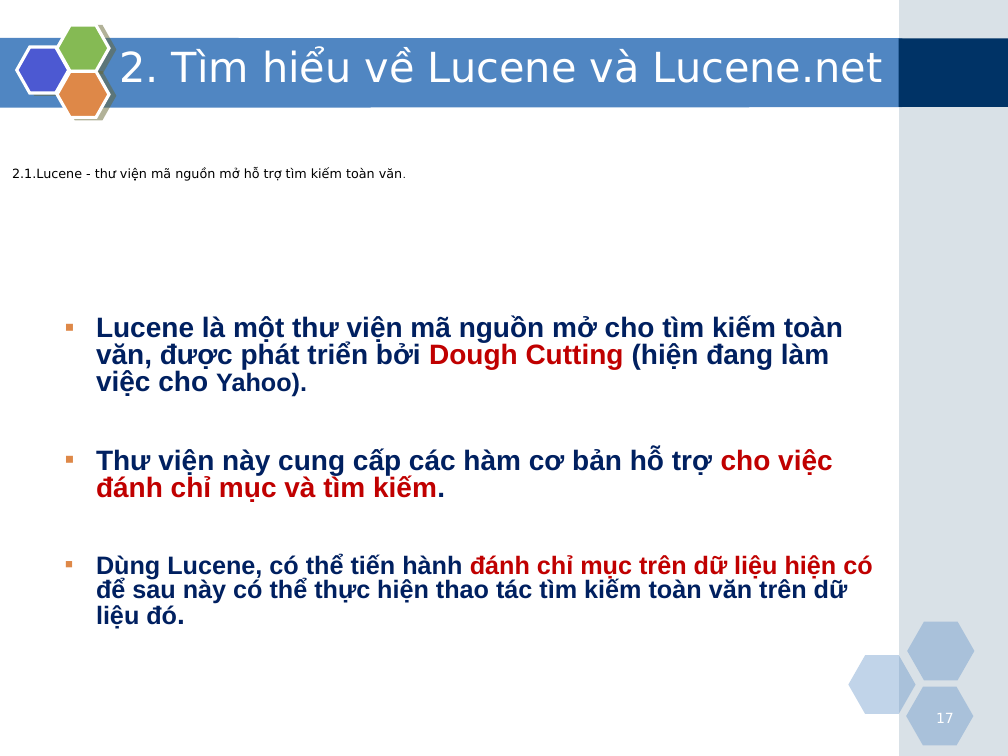
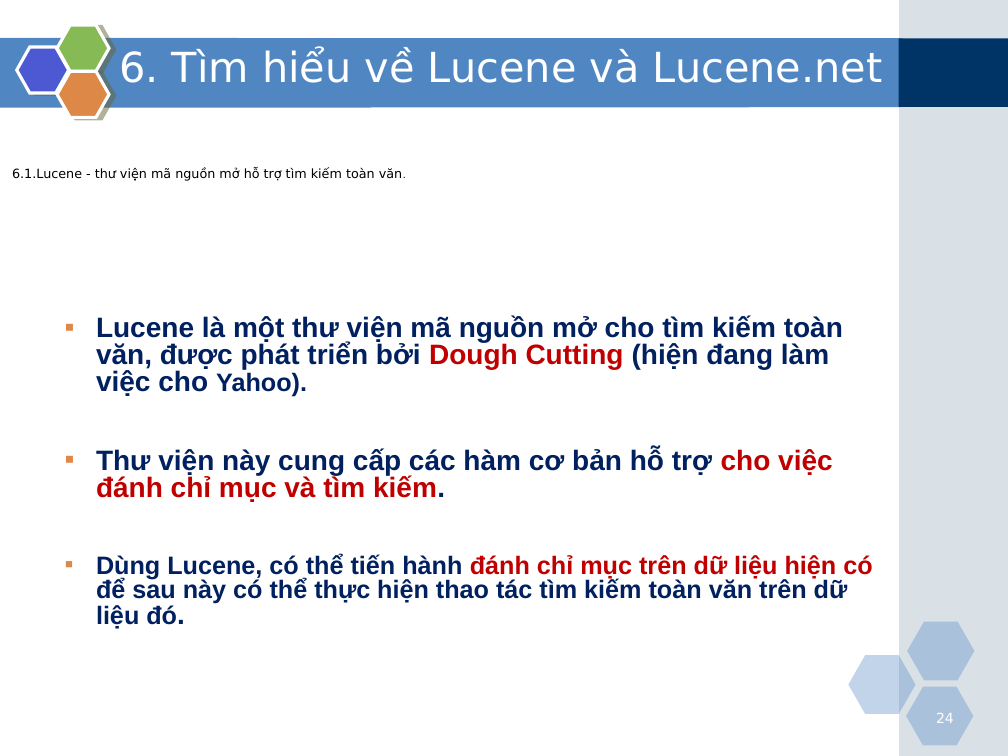
Before and after one commit to VuongVanHau/TLCN2018, a slide deck: slide 24 of Dec_30/ASPNET_Angular_Lucene_Thịnh_Hậu.ppt (slide 17 before the commit). Drawn at 1008x756 pixels with LibreOffice and Linux fonts; fonts in the diff are those of the drawing. Boxes give left, top, right and bottom in pixels: in the first picture for what was removed or moved away, otherwise in the second. Text is boxed around its words. In the diff, an @@ line names an element or a change of style, - is before the commit and + after.

```diff
--- a/Dec_30/ASPNET_Angular_Lucene_Thịnh_Hậu.ppt
+++ b/Dec_30/ASPNET_Angular_Lucene_Thịnh_Hậu.ppt
@@ text at <box>119,48,883,83</box>: text changed @@
-2. Tìm hiểu về Lucene và Lucene.net
+6. Tìm hiểu về Lucene và Lucene.net
@@ text at <box>12,167,402,181</box>: text changed @@
-2.1.Lucene - thư viện mã nguồn mở hỗ trợ tìm kiếm toàn văn.
+6.1.Lucene - thư viện mã nguồn mở hỗ trợ tìm kiếm toàn văn.
@@ page number at <box>936,713,954,723</box>: text changed @@
-17
+24
```
Also in this commit, not shown: 7 slides added, 1 other file.
